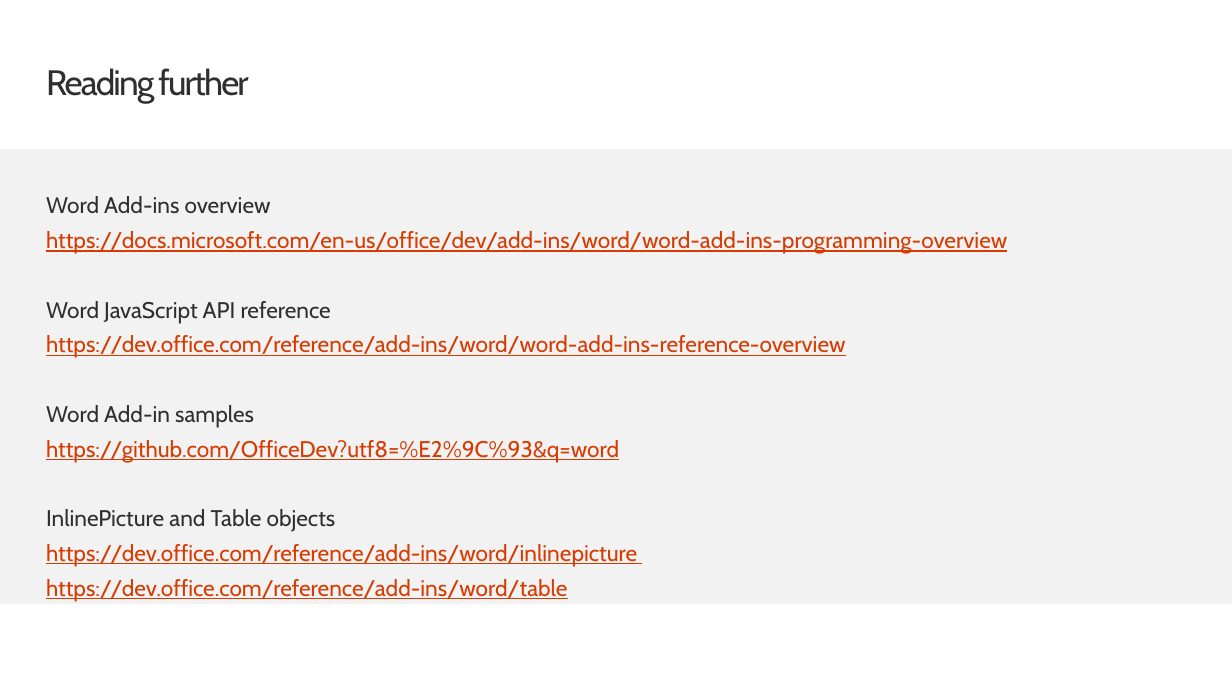
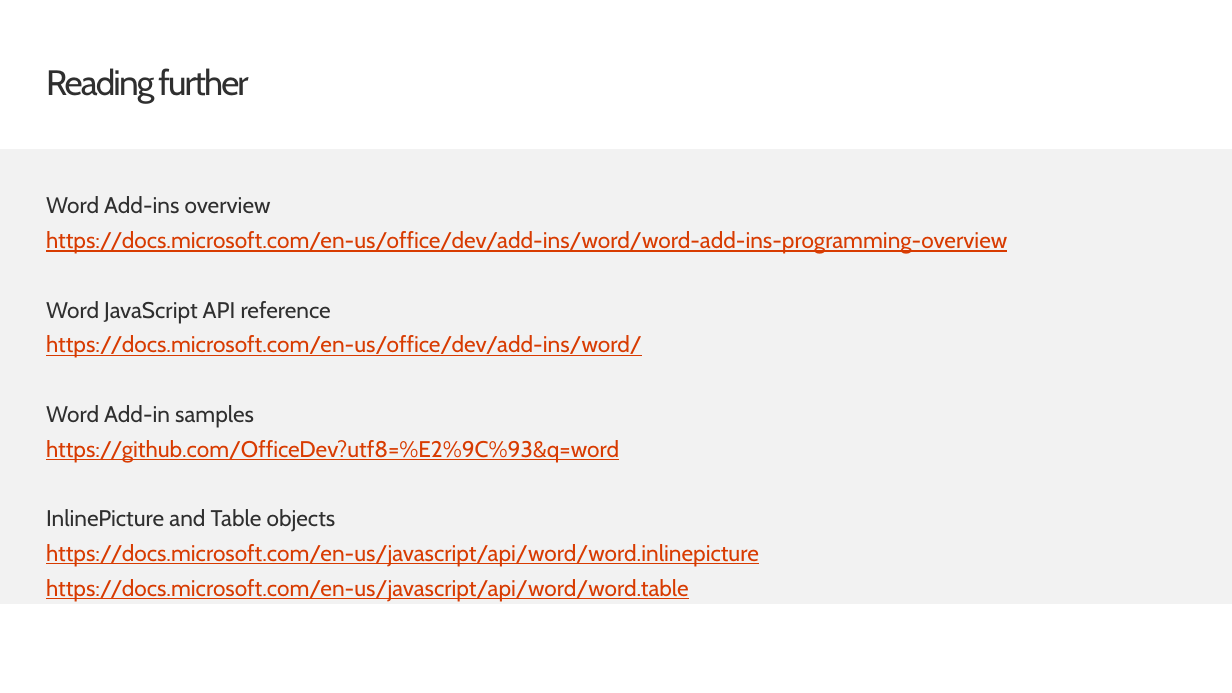
Before and after one commit to OfficeDev/TrainingContent, a slide deck: slide 11 of OfficeAddin/01 Building Add-ins for Microsoft Word/02 Images HTML and Tables in Word Add-ins.pptx. Drawn at 1232x693 pixels with LibreOffice and Linux fonts; fonts in the diff are those of the drawing; background and template pictures are left out. Boxes give left, top, right and bottom in pixels: in the first picture for what was removed or moved away, otherwise in the second. Text is boxed around its words. In the diff, an @@ line names an element or a change of style, - is before the commit and + after.

Commit message:
FY2020Q1 OfficeAddins M1 content refresh (#618)

```diff
--- a/OfficeAddin/01 Building Add-ins for Microsoft Word/02 Images HTML and Tables in Word Add-ins.pptx
+++ b/OfficeAddin/01 Building Add-ins for Microsoft Word/02 Images HTML and Tables in Word Add-ins.pptx
@@ text at bbox=[46, 335, 642, 358]: text changed @@
-https://dev.office.com/reference/add-ins/word/word-add-ins-reference-overview
+https://docs.microsoft.com/en-us/office/dev/add-ins/word/
@@ text at bbox=[46, 544, 759, 602]: text changed @@
-https://dev.office.com/reference/add-ins/word/inlinepicture
-https://dev.office.com/reference/add-ins/word/table
+https://docs.microsoft.com/en-us/javascript/api/word/word.inlinepicture
+https://docs.microsoft.com/en-us/javascript/api/word/word.table
```
Also in this commit, not shown: 7 other files.
